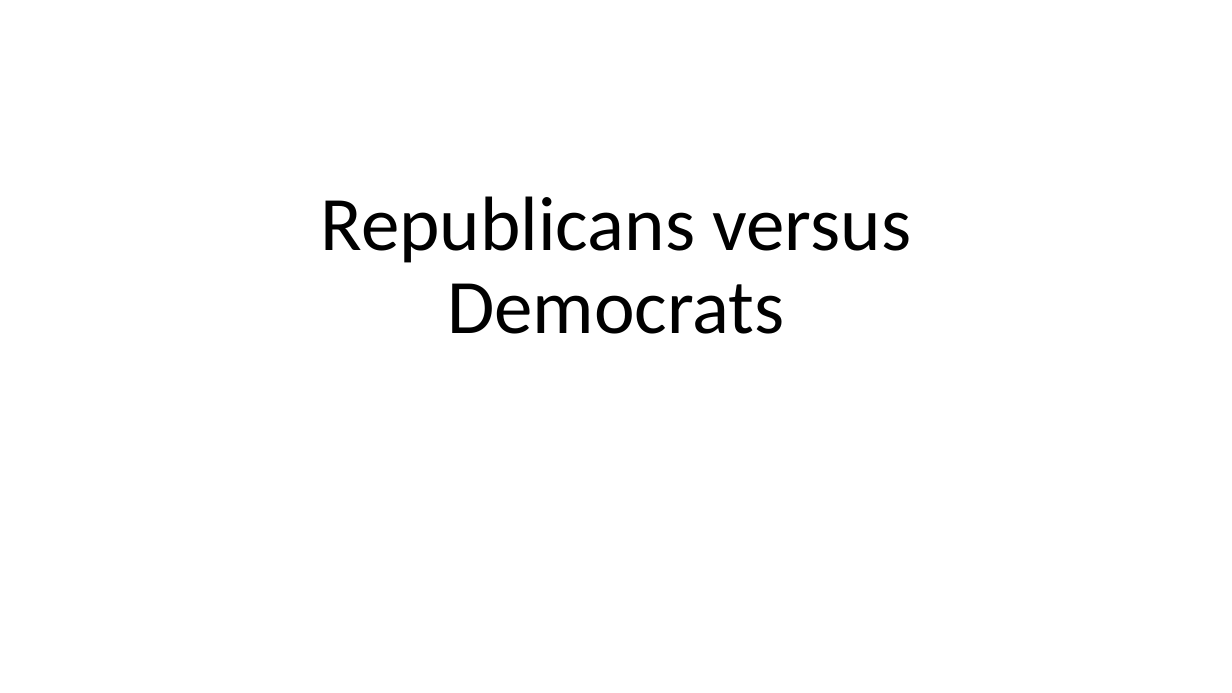
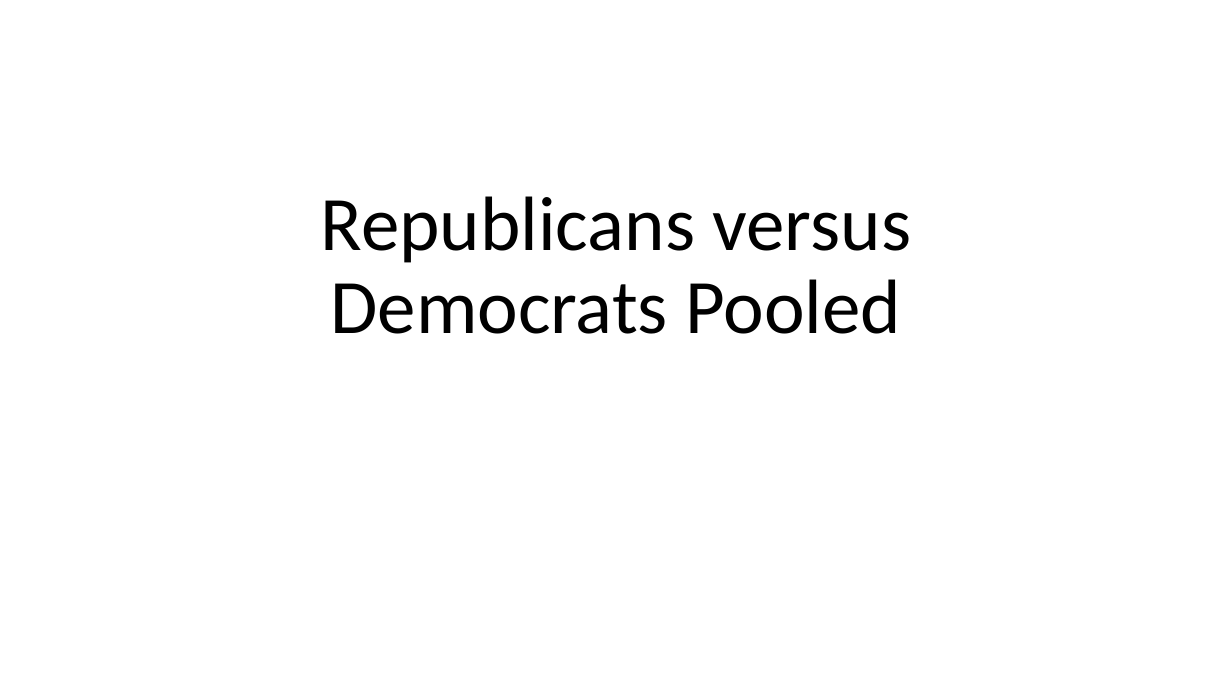
Before and after one commit to chrissoria/BICS_Political_Polarization, a slide deck: slide 1 of plots/Preliminary_Plots.pptx. Drawn at 1232x693 pixels with LibreOffice and Linux fonts; fonts in the diff are those of the drawing. Boxes give left, top, right and bottom in pixels: in the first picture for what was removed or moved away, otherwise in the second. Text is boxed around its words. In the diff, an @@ line names an element or a change of style, - is before the commit and + after.

```diff
--- a/plots/Preliminary_Plots.pptx
+++ b/plots/Preliminary_Plots.pptx
@@ title at <box>321,196,912,334</box>: text changed @@
-Republicans versus Democrats
+Republicans versus Democrats Pooled
```
Also in this commit, not shown: 4 other slides changed, 23 slides added, 9 slides removed, 22 other files.
